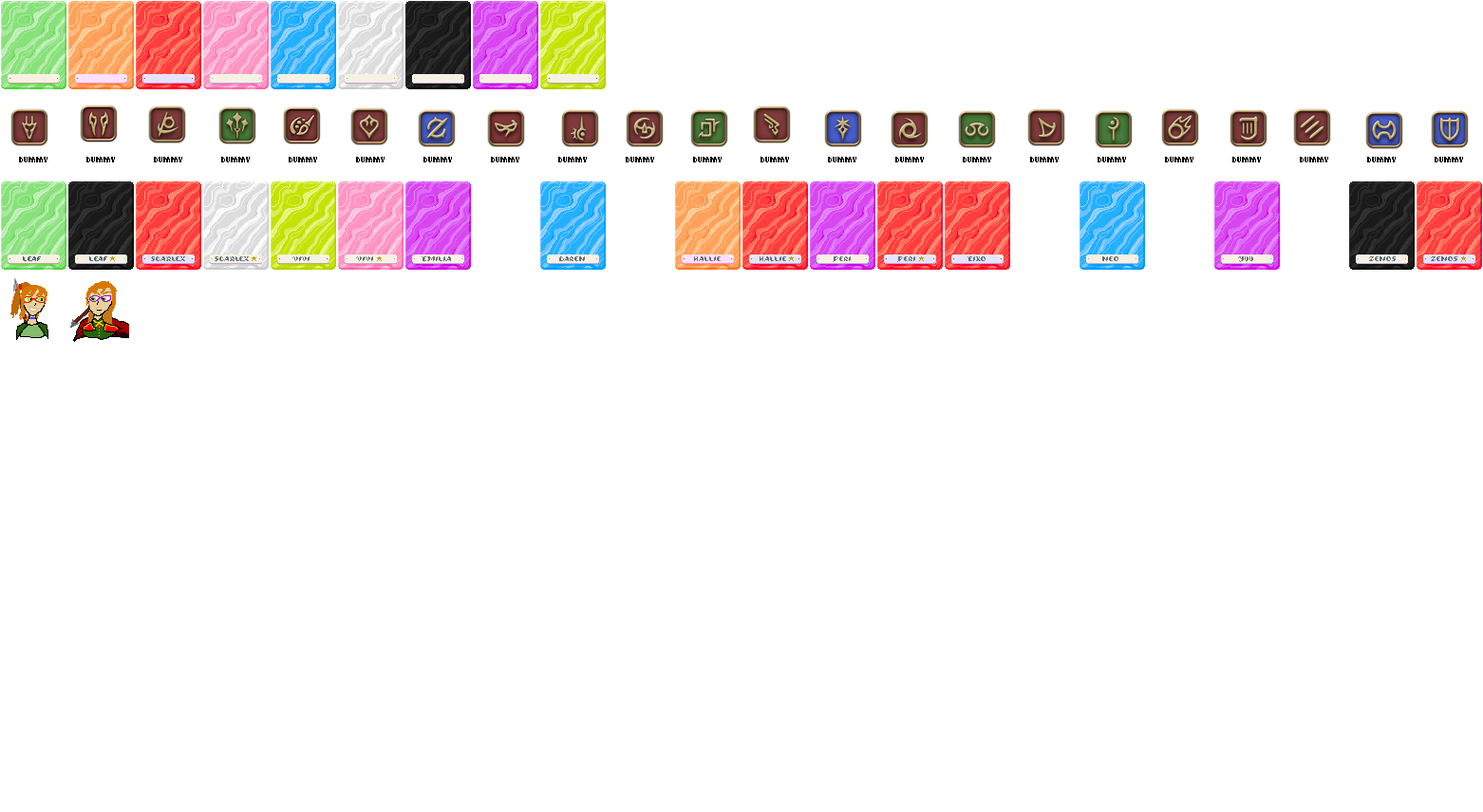
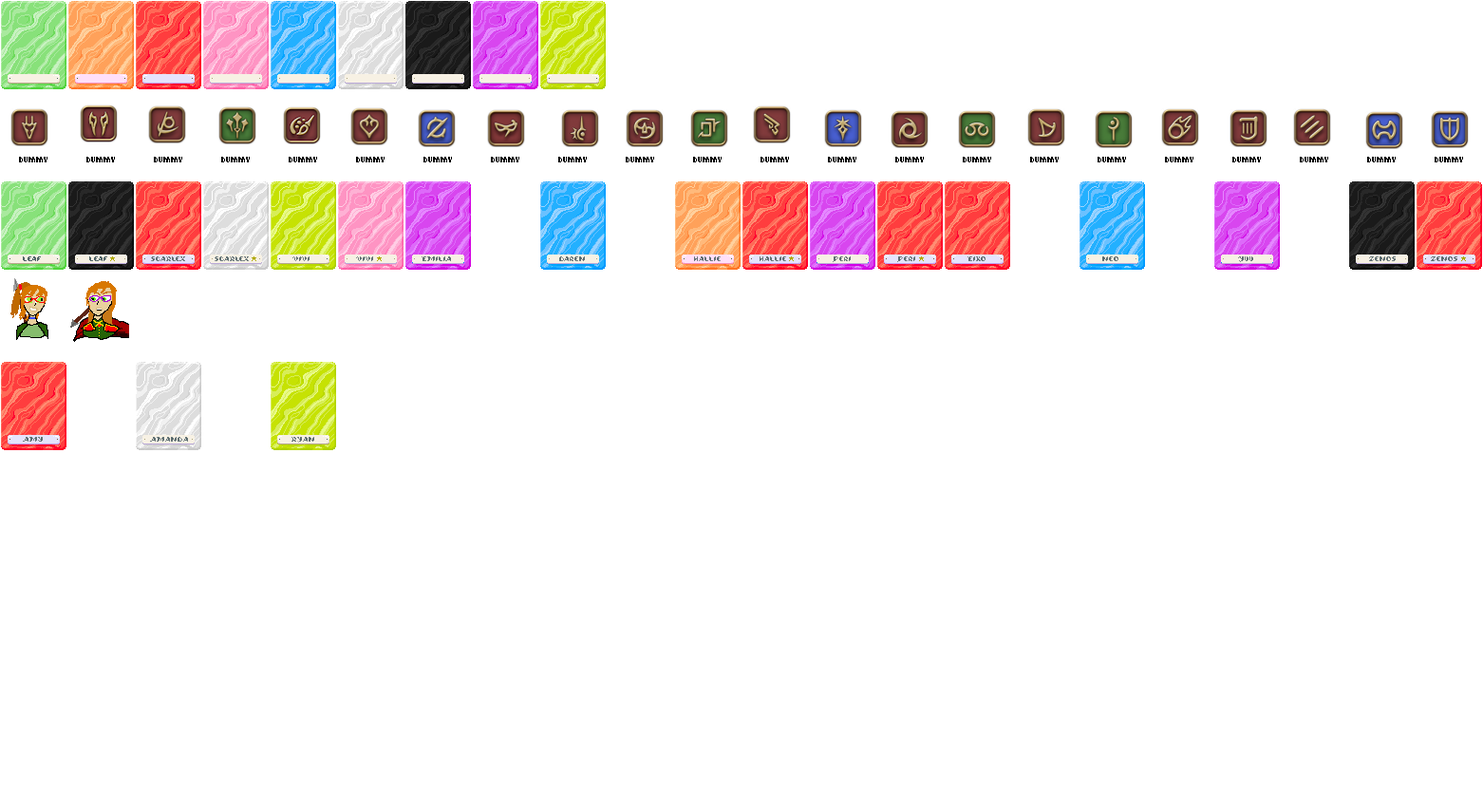
Comparing the layer stacks of the two 1483 × 812 images. Changes:
added layer "amy text" above "amanda letters" over [22, 436, 43, 442]
added layer "amanda letters" above "ryan text" over [149, 436, 188, 442]
added layer "ryan text" above "legend letters TURN THESE OFF BEFORE EXPORTING!!! >:( copy" over [291, 436, 315, 443]
painted on "legendaries.png" over [0, 361, 337, 450]
